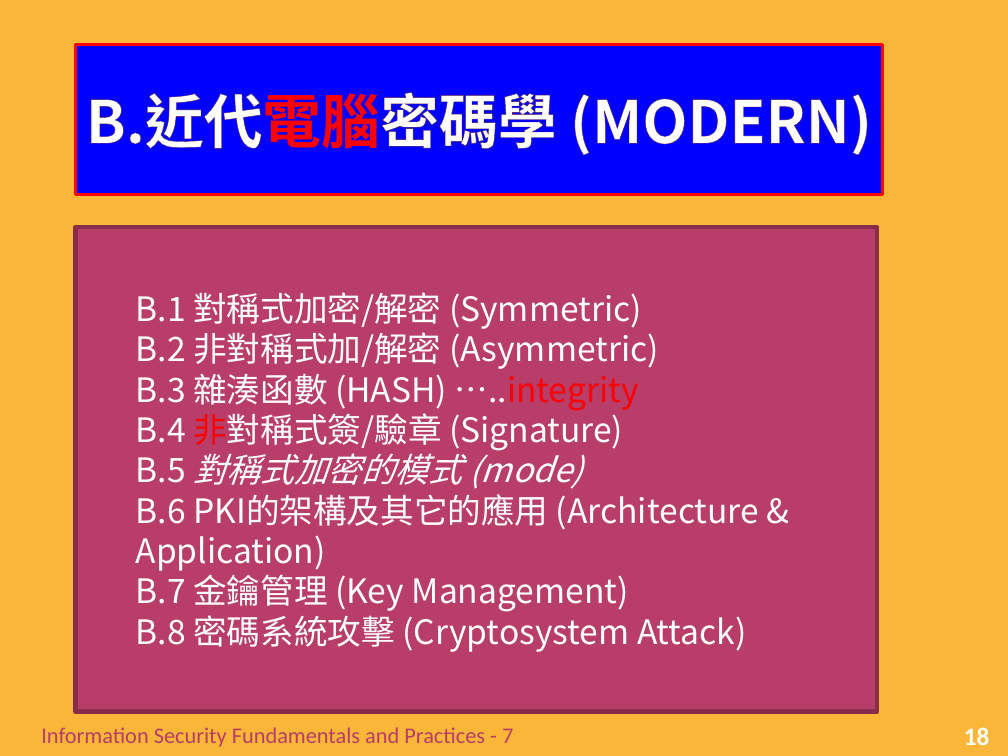
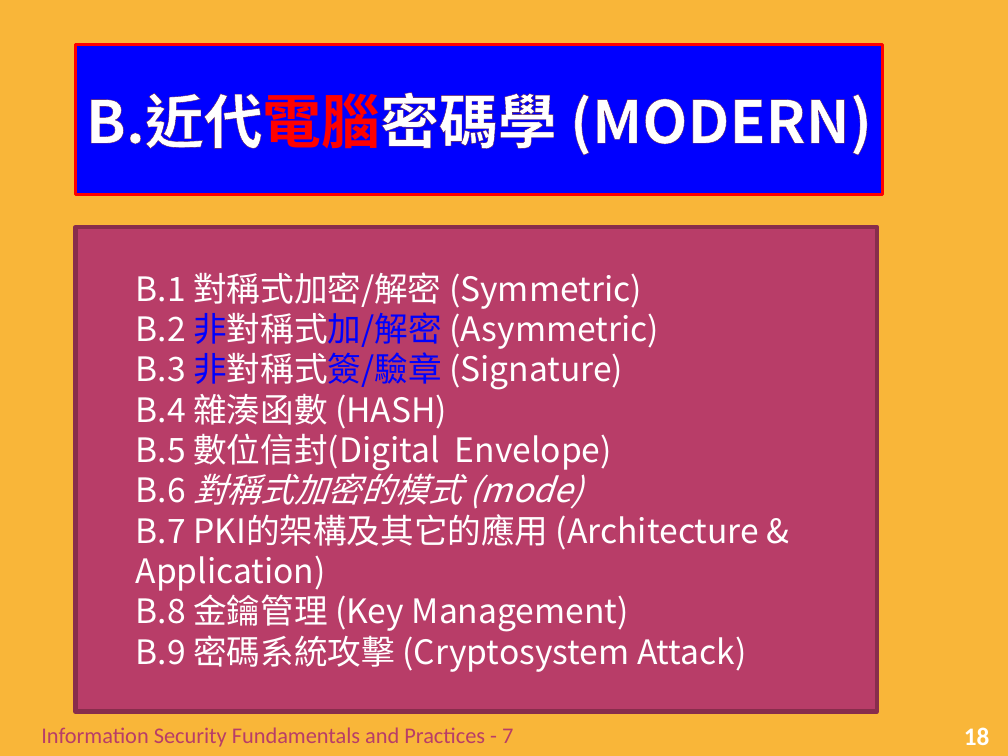
Before and after one commit to chih-chengwu/Information-Security-Markdown, a slide deck: slide 18 of 正本/Ch6_基礎密碼學(潘天佑的第7章).pptx. Drawn at 1008x756 pixels with LibreOffice and Linux fonts; fonts in the diff are those of the drawing; background and template pictures are left out. Boxes give left, top, right and bottom in pixels: in the first picture for what was removed or moved away, otherwise in the second. Text is boxed around its words. In the diff, an @@ line names an element or a change of style, - is before the commit and + after.

```diff
--- a/正本/Ch6_基礎密碼學(潘天佑的第7章).pptx
+++ b/正本/Ch6_基礎密碼學(潘天佑的第7章).pptx
@@ text in rectangle at bbox=[136, 307, 659, 349]: text colour #FFFFFF to #0000FF in "非對稱式加/解密" @@
@@ text in rectangle at bbox=[136, 347, 759, 672]: text changed @@
-  B.3 雜湊函數 (HASH) …..integrity
-  B.4 非對稱式簽/驗章 (Signature)
-  B.5 對稱式加密的模式 (mode)
-  B.6 PKI的架構及其它的應用 (Architecture & Application)
-  B.7 金鑰管理 (Key Management)
-  B.8 密碼系統攻擊 (Cryptosystem Attack)
+  B.3 非對稱式簽/驗章 (Signature)
+  B.4 雜湊函數 (HASH)
+  B.5 數位信封(Digital Envelope)
+  B.6 對稱式加密的模式 (mode)
+  B.7 PKI的架構及其它的應用 (Architecture & Application)
+  B.8 金鑰管理 (Key Management)
+  B.9 密碼系統攻擊 (Cryptosystem Attack)
```
Also in this commit, not shown: 18 other slides changed, 2 slides added, 2 slides removed, 5 other files.
